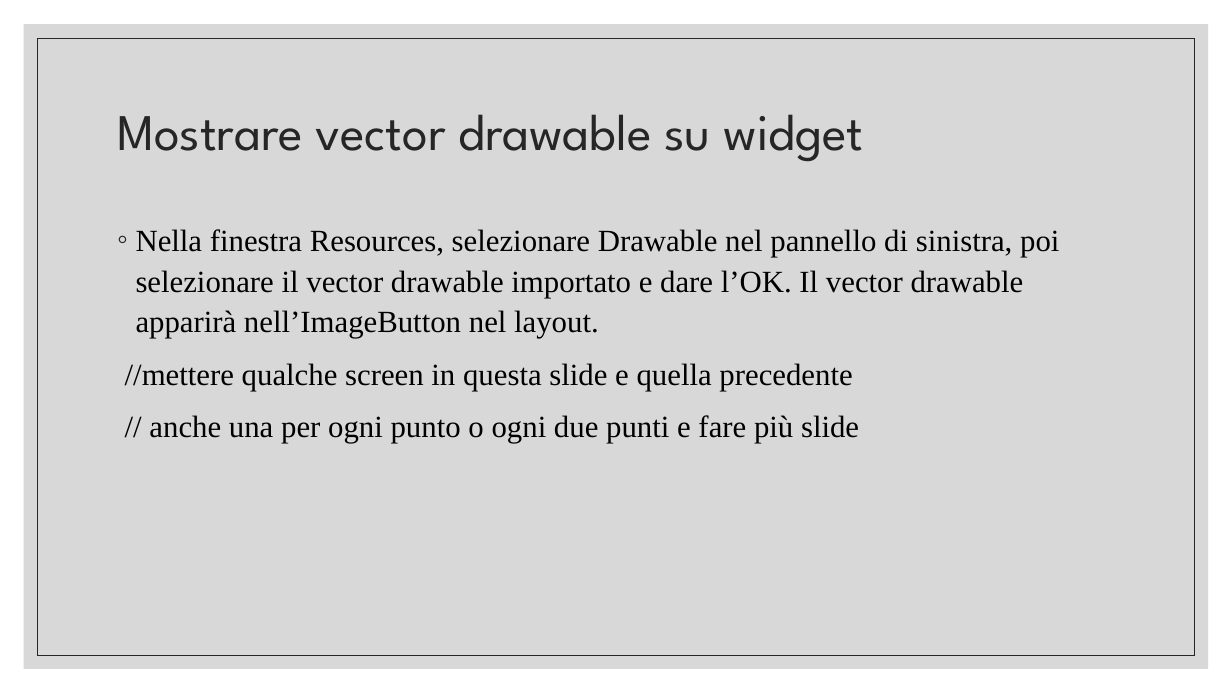
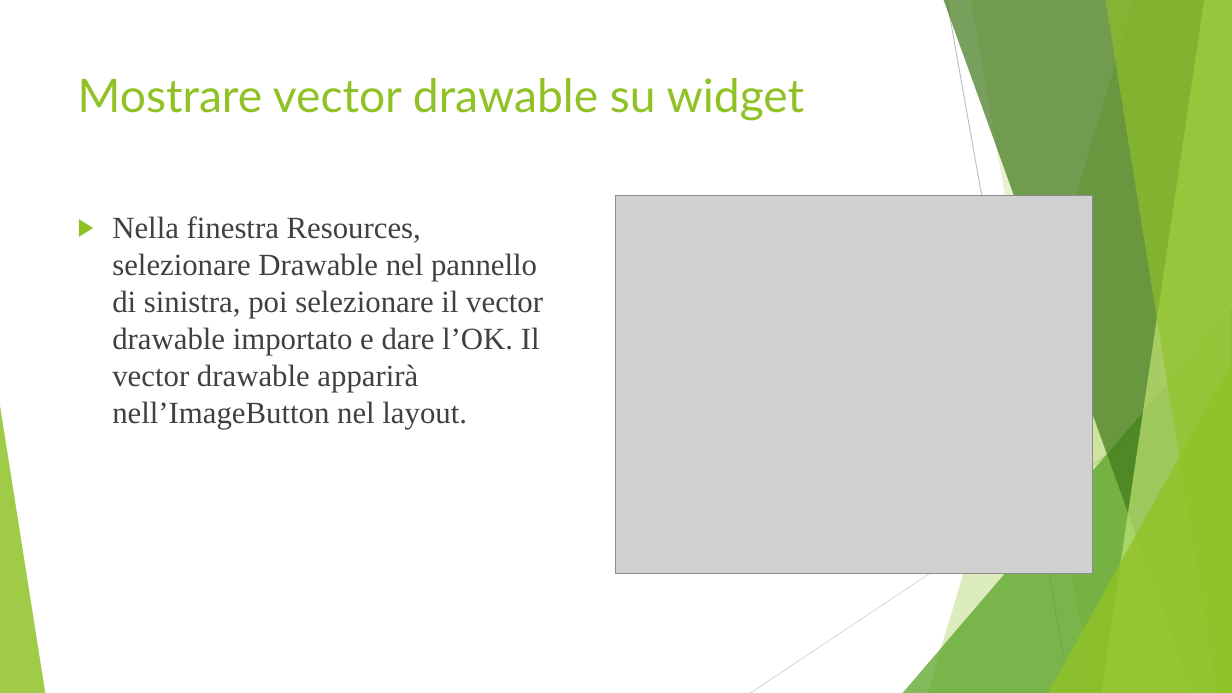
Before and after one commit to tizianotaglienti/Colleghi-Ristretti, a slide deck: slide 36 of Vector asset studio.pptx (slide 34 before the commit). Drawn at 1232x693 pixels with LibreOffice and Linux fonts; fonts in the diff are those of the drawing; grey boxes stand for pictures. Boxes give left, top, right and bottom in pixels: in the first picture for what was removed or moved away, otherwise in the second. Text is boxed around its words. In the diff, an @@ line names an element or a change of style, - is before the commit and + after.

```diff
--- a/Vector asset studio.pptx
+++ b/Vector asset studio.pptx
@@ rectangle removed at [24,24,1209,669] @@
@@ rectangle removed at [38,38,1195,655] @@
@@ title "Mostrare vector drawable su widget": place and size @@
-title "Mostrare vector drawable su widget" at [117,114,864,162]
+title "Mostrare vector drawable su widget" at [78,78,805,121]
@@ title "Mostrare vector drawable su widget" at [78,78,805,121]: size 40 to 36 pt, font League Spartan to Lato, text colour #262626 to #90C226; line spacing 0.9 to 1; vertical alignment middle to top @@
@@ text "Nella finestra Resources, selezionare Drawable ...": place and size @@
-text "Nella finestra Resources, selezionare Drawable ..." at [125,229,1059,443]
+text "Nella finestra Resources, selezionare Drawable ..." at [112,216,543,429]
@@ text "Nella finestra Resources, selezionare Drawable ..." at [112,216,543,429]: text colour #000000 to #404040; bullet ◦ to ▶; line spacing 1.1 to 1; more space between paragraphs; bullet colour #262626 to #90C226 @@
@@ picture added at [616,195,1092,573] @@
@@ text at [125,363,859,443]: paragraphs removed @@
-//mettere qualche screen in questa slide e quella precedente
-// anche una per ogni punto o ogni due punti e fare più slide
@@ group added at [0,0,1232,693]: 5 freeform shapes, 3 triangles, 2 lines @@
```
Also in this commit, not shown: 48 other slides changed, 3 slides added, 1 slide removed.
